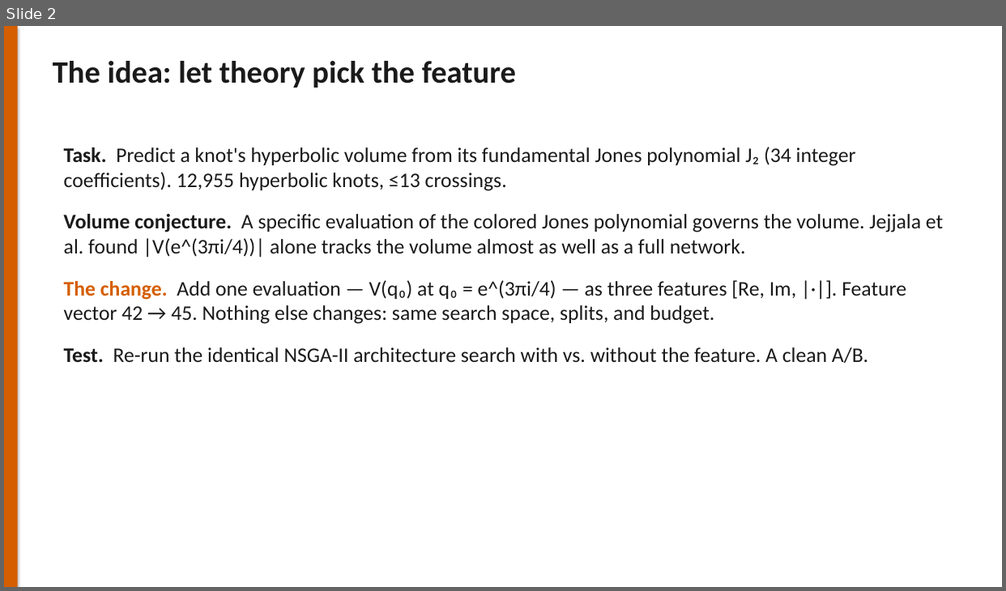
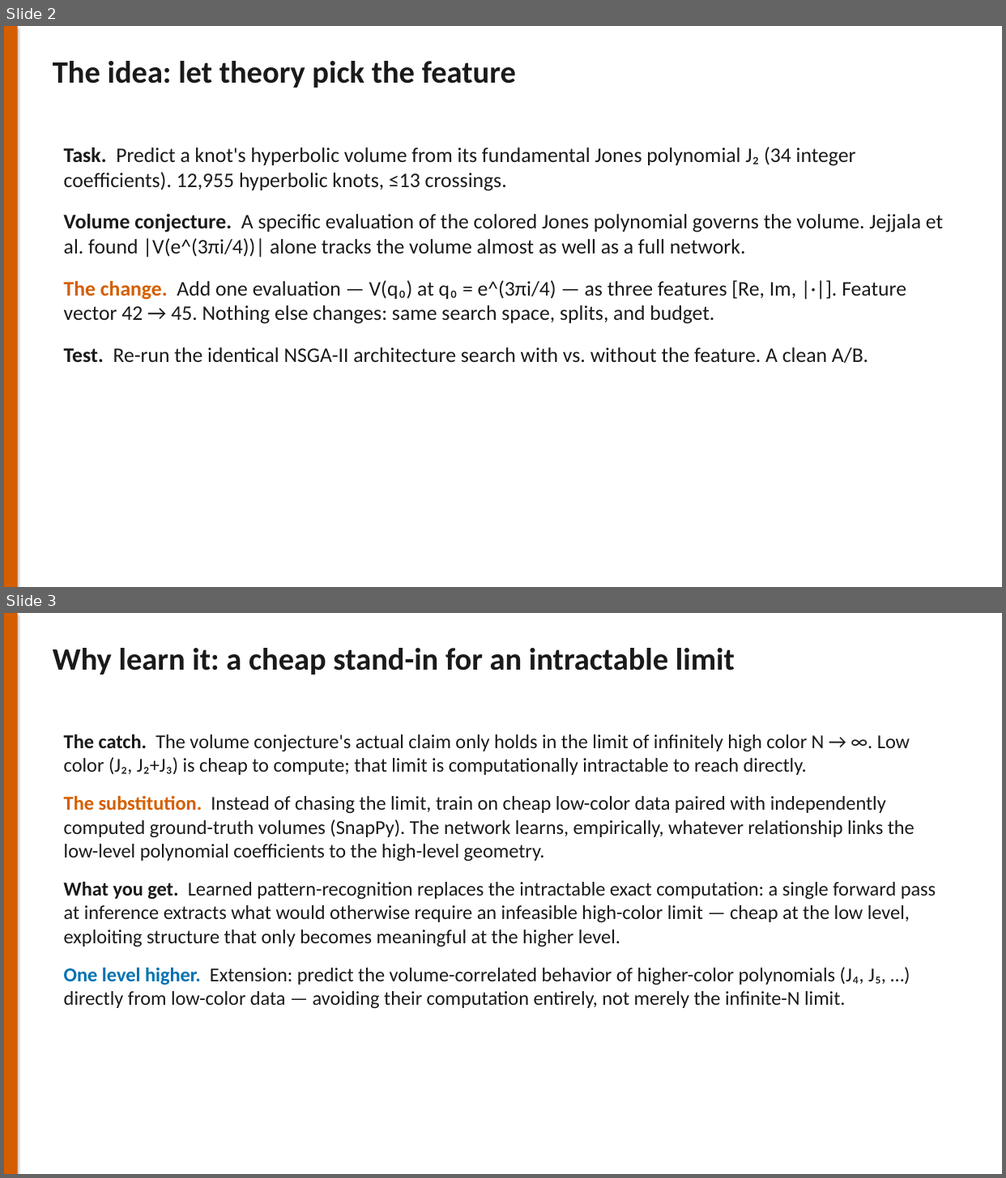
Before and after one commit to CatalinMoldova/Evolution-Jones-Polynomial, a slide deck: Jones_phase_feature.pptx. Shown one above the other, each under a label of ours: slide 2 before the commit, slides 2 and 3 after it. The pictures are 1006x591 and 1006x1178 pixels, drawn with LibreOffice and Linux fonts; fonts in the diff are those of the drawing. Boxes give left, top, right and bottom in pixels: in the first picture for what was removed or moved away, otherwise in the second. Text is boxed around its words. In the diff, an @@ line names an element or a change of style, - is before the commit and + after.

```diff
--- a/Jones_phase_feature.pptx
+++ b/Jones_phase_feature.pptx
@@ slide 3 added at (x1=4, y1=613, x2=1002, y2=1174), background #FFFFFF @@
@@ rectangle added at (x1=4, y1=613, x2=18, y2=1174), fill #D55E00 @@
@@ text added at (x1=53, y1=648, x2=735, y2=675), 30 pt, text #1A1A1A, bold @@
+Why learn it: a cheap stand-in for an intractable limit
@@ text added at (x1=64, y1=735, x2=936, y2=1008), 19 pt, text #1A1A1A @@
+The catch. The volume conjecture's actual claim only holds in the limit of infinitely high color N → ∞. Low color (J₂, J₂+J₃) is cheap to compute; that limit is computationally intractable to reach directly.
+The substitution. Instead of chasing the limit, train on cheap low-color data paired with independently computed ground-truth volumes (SnapPy). The network learns, empirically, whatever relationship links the low-level polynomial coefficients to the high-level geometry.
+What you get. Learned pattern-recognition replaces the intractable exact computation: a single forward pass at inference extracts what would otherwise require an infeasible high-color limit — cheap at the low level, exploiting structure that only becomes meaningful at the higher level.
+One level higher. Extension: predict the volume-correlated behavior of higher-color polynomials (J₄, J₅, …) directly from low-color data — avoiding their computation entirely, not merely the infinite-N limit.
```
Also in this commit, not shown: 1 slide changed, 1 other file.
